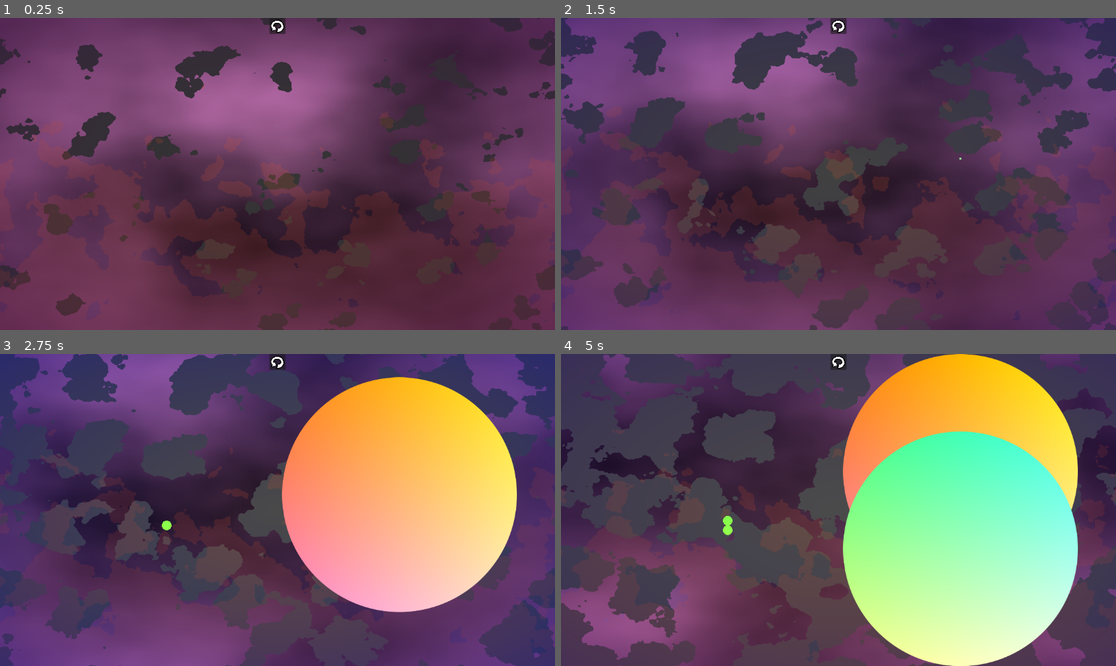
Above: before the commit, frames 1-4 (two rows, left to right).
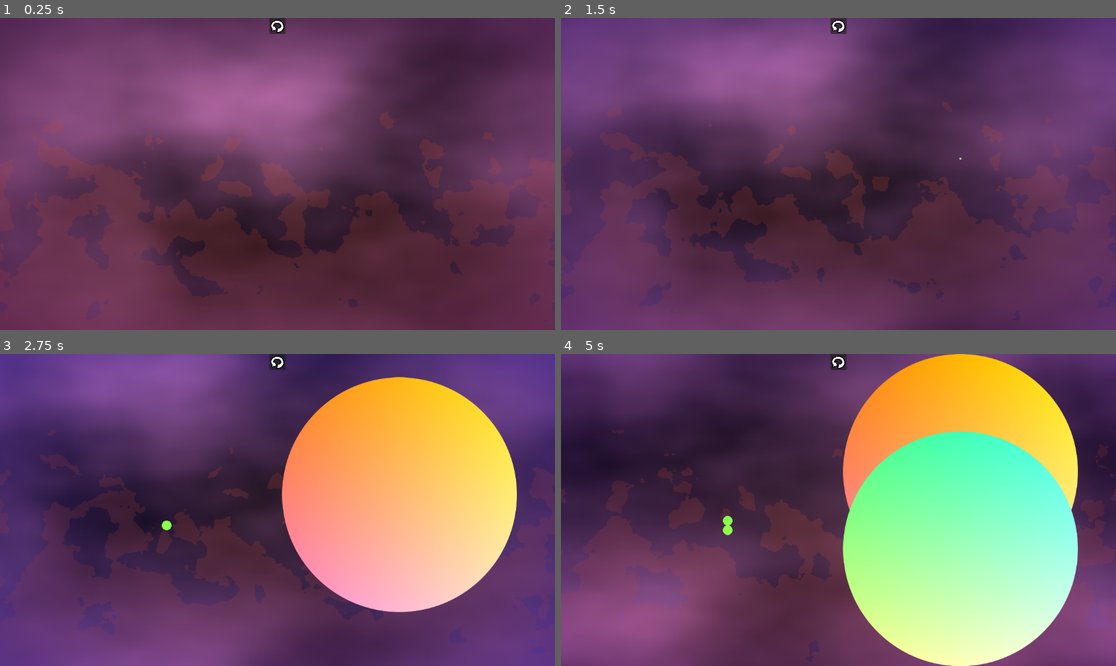
Above: after the commit, the same moments.

Repository: RoroZoro41/Bouncing_Marbles
Game: Godot game, scene res://Scenes/main.tscn
The game is run twice, just before and just after one commit, with the same random seed, the same clock (stepped at 60 frames per second) and the same inputs.
Inputs (mouse positions are in pixels of both pictures, inside the frame that each line leads up to):
- Up to frame 1 (0.25 s): no input
- Up to frame 2 (1.5 s): click (838, 27) at 0.5 s; move the mouse to (960, 158) at 1.27 s; press the mouse at (960, 158) at 1.28 s
- Up to frame 3 (2.75 s): right-click (399, 494) at 1.55 s; move the mouse to (166, 525) at 2.02 s; release the mouse at (166, 525) at 2.03 s; right-click (166, 525) at 2.1 s; click (166, 525) at 2.3 s
- Up to frame 4 (5 s): move the mouse to (960, 494) at 2.77 s; press the mouse at (960, 494) at 2.78 s; right-click (960, 494) at 3.05 s; move the mouse to (727, 525) at 3.52 s; release the mouse at (727, 525) at 3.53 s; right-click (727, 525) at 3.6 s; click (727, 525) at 3.8 s; move the mouse to (960, 547) at 4.27 s; press the mouse at (960, 547) at 4.28 s; right-click (960, 547) at 4.55 s

The runs differ from the first frame. In frame 1, 5.8% of the frame differs, in the area x 0-100%, y 0-100%; in frame 2, 13%; in frame 3, 16%; in frame 4, 25%.

Commit message:
The game is done and published to itch.io

Diff:
--- a/bouncing-ball/Scenes/Ball Sounds.tscn
+++ b/bouncing-ball/Scenes/Ball Sounds.tscn
@@ -1,7 +1,8 @@
-[gd_scene load_steps=3 format=3 uid="uid://elbr62fjcqfi"]
+[gd_scene load_steps=4 format=3 uid="uid://elbr62fjcqfi"]
 
 [ext_resource type="AudioStream" uid="uid://2hvts8xp1if0" path="res://Sound/Clang 1.wav" id="1_rsc8a"]
 [ext_resource type="AudioStream" uid="uid://8vde6voax3pm" path="res://Sound/Clang 2.wav" id="2_bvusx"]
+[ext_resource type="AudioStream" uid="uid://cl8do1m4y6rwb" path="res://Sound/Ball Spawn.wav" id="3_ggqwo"]
 
 [node name="Sounds" type="Node"]
 
@@ -10,3 +11,7 @@
 
 [node name="Clang 2" type="AudioStreamPlayer2D" parent="."]
 stream = ExtResource("2_bvusx")
+
+[node name="Ball Spawn" type="AudioStreamPlayer2D" parent="."]
+stream = ExtResource("3_ggqwo")
+volume_db = -7.375
--- a/bouncing-ball/Scenes/ball_with_sprite.tscn
+++ b/bouncing-ball/Scenes/ball_with_sprite.tscn
@@ -40,7 +40,6 @@
 	if (ball_input_size < 10):
 		return
 	else: circle_collision.radius = ball_input_size
-
 
 	collision_shape.shape = circle_collision
 	area_collision_shape.shape = collision_shape.shape
@@ -108,10 +107,12 @@
 		linear_velocity = linear_velocity.lerp(Vector2.ZERO, drag_strength)
 
 func play_rand_ball_sound():
+#	\"res://Scenes/Ball Sounds.tscn\"
 	var sounds = BallSounds
 
 	#picking a random sound from the sound node
-	var rng = randi_range(0,sounds.get_child_count()-1)
+		#(-2 instead of -1 to exclude the ball Spawn Sound)
+	var rng = randi_range(0,sounds.get_child_count()-2)
 	sounds.get_child(rng).pitch_scale = randf_range(0.95,1.4)
 	sounds.get_child(rng).play()
 
--- a/bouncing-ball/Scenes/main.tscn
+++ b/bouncing-ball/Scenes/main.tscn
@@ -140,6 +140,7 @@
 metadata/_edit_use_anchors_ = true
 
 [node name="Colorful noise" type="ColorRect" parent="Control"]
+visible = false
 z_index = -5
 y_sort_enabled = true
 material = SubResource("ShaderMaterial_drs5g")
@@ -150,7 +151,12 @@
 grow_vertical = 2
 mouse_filter = 2
 
-[node name="Reset" type="Control" parent="Control"]
+[node name="Sounds" parent="." instance=ExtResource("9_m2u03")]
+
+[node name="CanvasLayer" type="CanvasLayer" parent="."]
+layer = 128
+
+[node name="Reset" type="Control" parent="CanvasLayer"]
 layout_mode = 3
 anchors_preset = 15
 anchor_right = 1.0
@@ -159,7 +165,7 @@
 grow_vertical = 2
 mouse_filter = 1
 
-[node name="Panel" type="Panel" parent="Control/Reset"]
+[node name="Panel" type="Panel" parent="CanvasLayer/Reset"]
 custom_minimum_size = Vector2(20, 20)
 layout_mode = 1
 anchors_preset = -1
@@ -172,7 +178,7 @@
 pivot_offset = Vector2(15, 0)
 mouse_filter = 1
 
-[node name="Reset Button" type="TextureButton" parent="Control/Reset/Panel"]
+[node name="Reset Button" type="TextureButton" parent="CanvasLayer/Reset/Panel"]
 custom_minimum_size = Vector2(10, 10)
 layout_mode = 1
 anchors_preset = -1
@@ -195,12 +201,10 @@
 stretch_mode = 3
 flip_h = true
 
-[node name="AnimatedSprite2D" type="AnimatedSprite2D" parent="Control/Reset/Panel/Reset Button"]
+[node name="AnimatedSprite2D" type="AnimatedSprite2D" parent="CanvasLayer/Reset/Panel/Reset Button"]
 visible = false
 position = Vector2(16.52, 16)
 scale = Vector2(0.0413412, 0.0413411)
 sprite_frames = SubResource("SpriteFrames_skaoq")
 
-[node name="Sounds" parent="." instance=ExtResource("9_m2u03")]
-
-[connection signal="pressed" from="Control/Reset/Panel/Reset Button" to="." method="_on_button_pressed"]
+[connection signal="pressed" from="CanvasLayer/Reset/Panel/Reset Button" to="." method="_on_button_pressed"]
--- a/bouncing-ball/Scripts/main.gd
+++ b/bouncing-ball/Scripts/main.gd
@@ -1,11 +1,18 @@
 extends Node2D
 #const BALL = preload("res://Scenes/Ball.tscn")
 const BALL_WITH_SPRITE = preload("res://Scenes/ball_with_sprite.tscn")
-
+@onready var sounds: Node = $Sounds
 
 var mouse_start_position: Vector2 = Vector2(-9999,-9999)
 var mouse_end_position: Vector2 = Vector2(-9999,-9999)
 var ball_size_creation_multiplier: float = 0.5 #the correlation between how much you drag, and how bug the outline/ball will be
+
+#func _ready() -> void:
+	#for i in 500:
+		#var ball: RigidBody2D = BALL_WITH_SPRITE.instantiate()
+		## if circle too small, don't draw it
+		#ball.ball_input_size = 10.0
+		#add_child(ball)
 
 func _process(_delta: float) -> void:
 	if Input.is_action_just_pressed("Mouse_Press") and not Input.is_action_pressed("Right Mouse Button"):
@@ -13,6 +20,7 @@
 	if Input.is_action_pressed("Mouse_Press") and not Input.is_action_pressed("Right Mouse Button"):
 		mouse_end_position = get_global_mouse_position()
 	if (Input.is_action_just_released("Mouse_Press") and not Input.is_action_pressed("Right Mouse Button")):
+		play_ball_spawn_sound()
 		var ball: RigidBody2D = BALL_WITH_SPRITE.instantiate()
 		#ball.position = mouse_start_position
 		ball.position.x = clamp(mouse_start_position.x, mouse_drag_distance()/2 + 1, get_viewport_rect().size.x - mouse_drag_distance()/2 - 1)
@@ -31,9 +39,7 @@
 
 func _draw() -> void:
 #draw a circle of center of where you first clicked
-	#if Input.is_action_pressed("Right Mouse Button"):
-		#pass
-	# of size of distance from how far you dragged
+	# of size being the distance from how far you dragged
 	draw_circle(
 		mouse_start_position, #position
 		abs(mouse_drag_distance() * ball_size_creation_multiplier), #radius
@@ -42,6 +48,12 @@
 		5 #line thickness
 	)
 
+func play_ball_spawn_sound():
+	var spawnSoundIndex :int = 2
+	#sounds.get_child(spawnSoundIndex)
+	sounds.get_child(spawnSoundIndex).pitch_scale = randf_range(0.5,2)
+	sounds.get_child(spawnSoundIndex).play()
+
 func mouse_drag_distance() -> float:
 	return mouse_start_position.distance_to(mouse_end_position)
 
@@ -49,6 +61,5 @@
 func _on_button_pressed() -> void:
 	await get_tree().create_timer(0.01).timeout
 	for child in get_children():
-		print (child)
 		if child is RigidBody2D:
 			child.queue_free()
Not shown, added: bouncing-ball/Sound/Ball Spawn.wav.import
Binary file added: bouncing-ball/Stuff/140.png
Not shown, added: bouncing-ball/Stuff/140.png.import
Binary file added: bouncing-ball/Stuff/180.png
Not shown, added: bouncing-ball/Stuff/180.png.import
Binary file added: bouncing-ball/Stuff/512.png
Not shown, added: bouncing-ball/Stuff/512.png.import
Not shown, changed: bouncing-ball/export_presets.cfg
Not shown, added: bouncing-ball/Sound/Ball Spawn.wav
